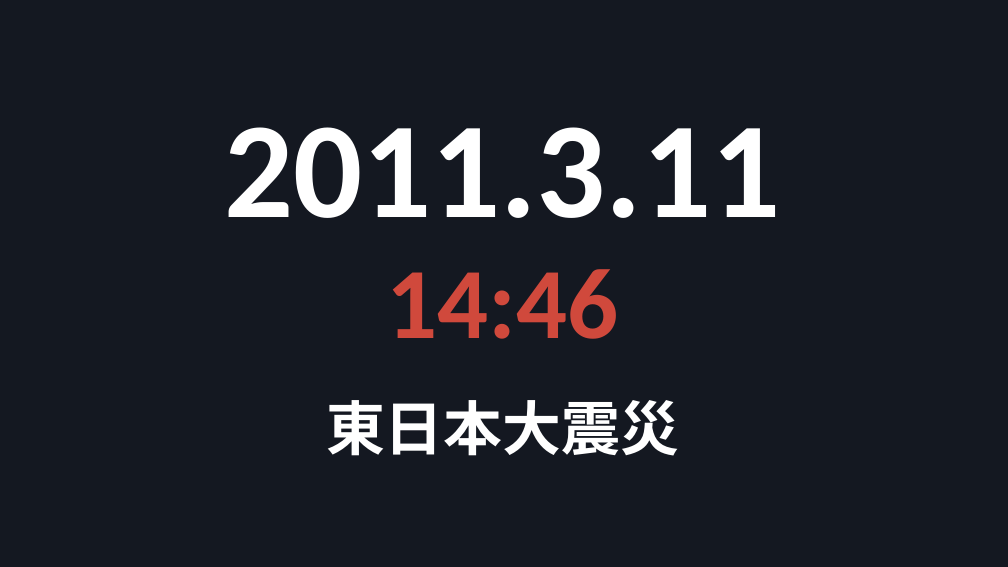
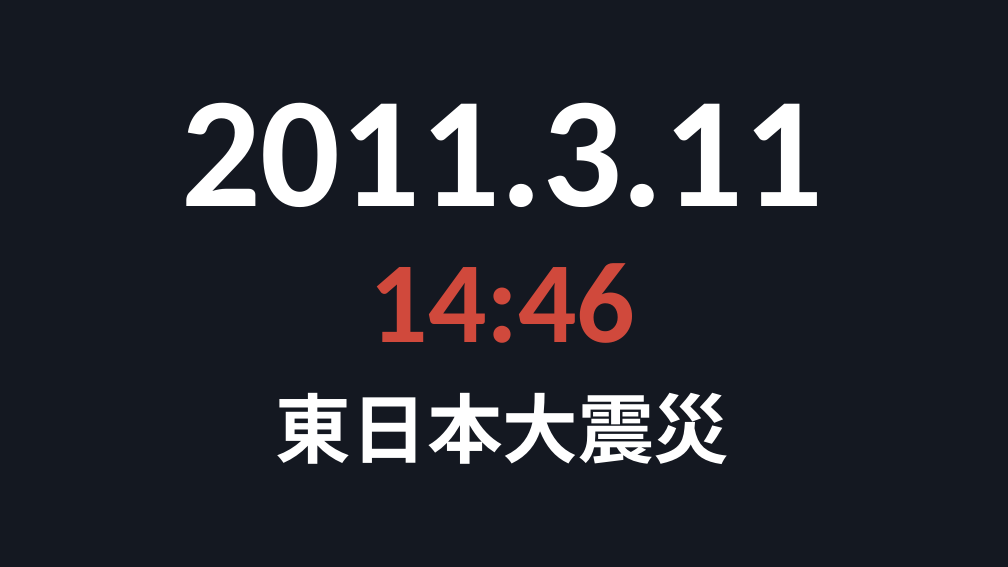
Before and after one commit to liberabitjp-hue/-, a slide deck: slide 2 of slides/お米アピール大作戦_発表スライド.pptx. Drawn at 1008x567 pixels with LibreOffice and Linux fonts; fonts in the diff are those of the drawing. Boxes give left, top, right and bottom in pixels: in the first picture for what was removed or moved away, otherwise in the second. Text is boxed around its words. In the diff, an @@ line names an element or a change of style, - is before the commit and + after.

```diff
--- a/slides/お米アピール大作戦_発表スライド.pptx
+++ b/slides/お米アピール大作戦_発表スライド.pptx
@@ text "2011.3.11": place and size @@
-text "2011.3.11" at (224, 127, 780, 218)
+text "2011.3.11" at (181, 102, 823, 207)
@@ text "2011.3.11" at (181, 102, 823, 207): size 130 to 150 pt @@
@@ text "14:46": place and size @@
-text "14:46" at (387, 269, 619, 339)
+text "14:46" at (370, 263, 636, 343)
@@ text "14:46" at (370, 263, 636, 343): size 96 to 110 pt @@
@@ text "東日本大震災": place and size @@
-text "東日本大震災" at (326, 400, 679, 456)
+text "東日本大震災" at (276, 392, 730, 464)
@@ text "東日本大震災" at (276, 392, 730, 464): size 56 to 72 pt @@
```
Also in this commit, not shown: 12 other slides changed.
